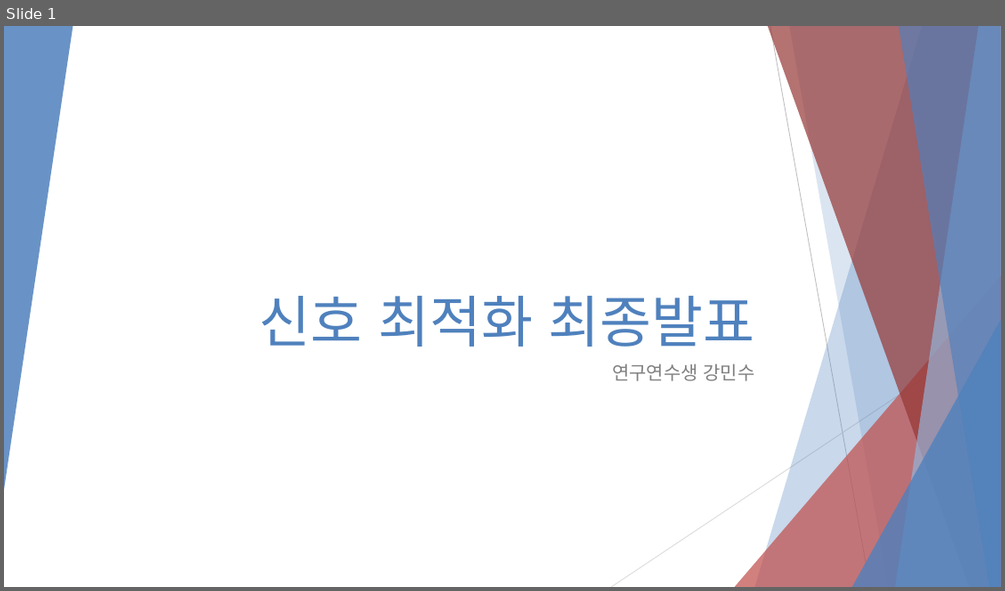
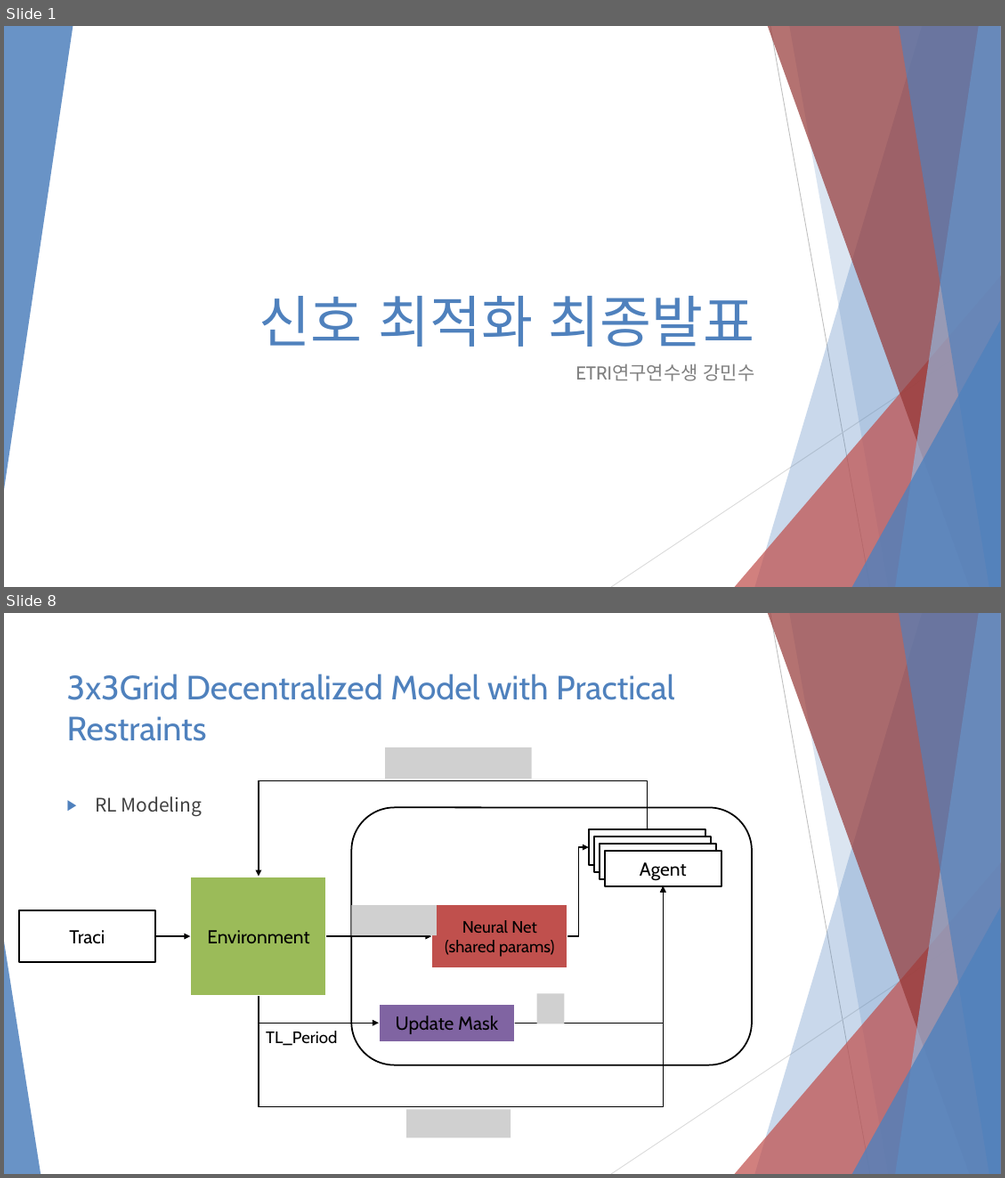
Before and after one commit to 3neutronstar/rl-constraints-traffic, a slide deck: Traffic Optimization Final Speech.pptx. Shown one above the other, each under a label of ours: slide 1 before the commit, slides 1 and 8 after it; the slides between them are not shown. The pictures are 1005x591 and 1005x1178 pixels, drawn with LibreOffice and Linux fonts; fonts in the diff are those of the drawing; grey boxes stand for pictures. Boxes give left, top, right and bottom in pixels: in the first picture for what was removed or moved away, otherwise in the second. Text is boxed around its words. In the diff, an @@ line names an element or a change of style, - is before the commit and + after.

```diff
--- a/Traffic Optimization Final Speech.pptx
+++ b/Traffic Optimization Final Speech.pptx
@@ slide 8 added at bbox=[4, 613, 1001, 1174], background #FFFFFF; not listed: 9 template elements that a slide beside it also shows @@
@@ title added at bbox=[67, 674, 674, 741], 32.4 pt, text #4F81BD @@
+3x3Grid Decentralized Model with Practical Restraints
@@ picture added at bbox=[386, 747, 532, 779] @@
@@ text added at bbox=[95, 796, 202, 816], 18 pt, text #404040 @@
+▶ RL Modeling
@@ elbow arrow added from (647, 830) to (259, 876), #000000 1 pt @@
@@ rounded rectangle added at bbox=[352, 807, 752, 1064], outline #000000 1.5 pt @@
@@ elbow arrow added from (568, 936) to (589, 847), #000000 1 pt @@
@@ group added at bbox=[589, 830, 721, 886]: 4 rectangles @@
+Agent
+Agent
+Agent
+Agent
@@ rectangle added at bbox=[190, 876, 327, 997], fill #9BBB59, outline #FFFFFF 2 pt, 18 pt, text #000000 @@
+Environment
@@ elbow arrow added from (259, 997) to (663, 886), #000000 1 pt @@
@@ picture added at bbox=[352, 906, 437, 935] @@
@@ rectangle added at bbox=[432, 904, 568, 967], fill #C0504D, outline #FFFFFF 2 pt, 16 pt, text #000000 @@
+Neural Net
+(shared params)
@@ elbow arrow added from (516, 1022) to (663, 886), #000000 1 pt @@
@@ rectangle added at bbox=[19, 910, 156, 962], fill #FFFFFF, outline #000000 1.5 pt, 18 pt, text #000000 @@
+Traci
@@ triangle added at bbox=[4, 941, 40, 1174], fill #4F81BD at 85% opacity @@
@@ arrow added from (156, 936) to (190, 936), #000000 1.5 pt @@
@@ arrow added from (327, 936) to (432, 936), #000000 1.5 pt @@
@@ elbow arrow added from (259, 997) to (379, 1022), #000000 1 pt @@
@@ rectangle added at bbox=[379, 1004, 516, 1041], fill #8064A2, outline #FFFFFF 2 pt, 18 pt, text #000000 @@
+Update Mask
@@ picture added at bbox=[537, 994, 565, 1023] @@
@@ text added at bbox=[266, 1030, 337, 1046], 16 pt, text #000000 @@
+TL_Period
@@ picture added at bbox=[406, 1110, 510, 1138] @@
@@ slide 1 changed as well @@
@@ subtitle at bbox=[575, 363, 755, 381]: text changed @@
-연구연수생 강민수
+ETRI연구연수생 강민수
```
Also in this commit, not shown: 11 other slides added, 5 slides removed, 2 other files.
